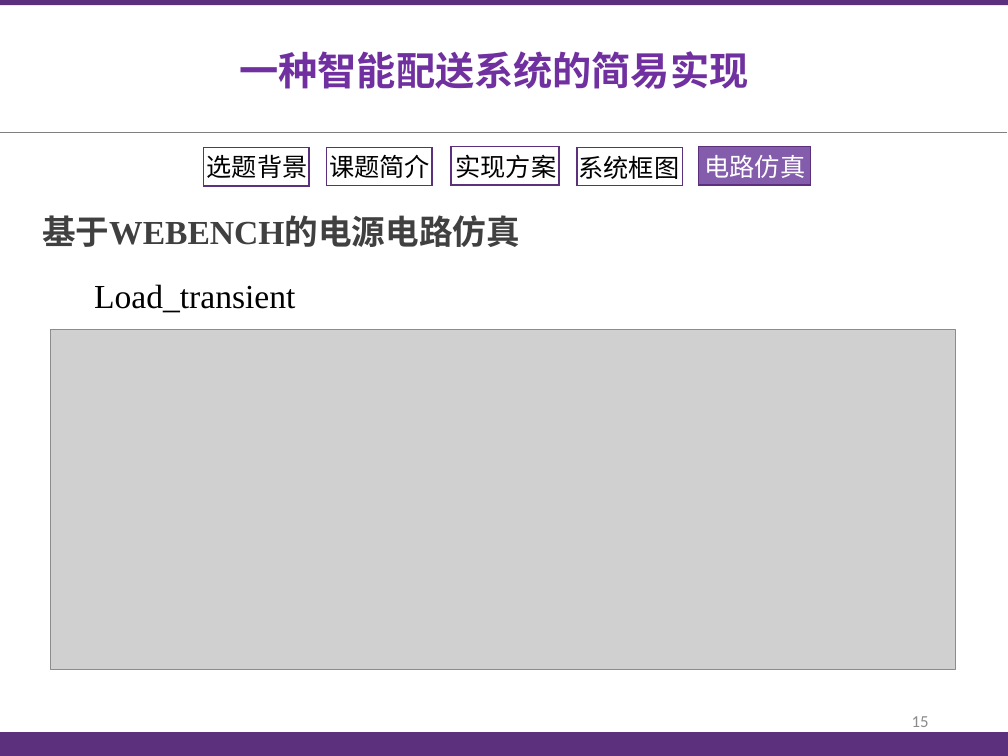
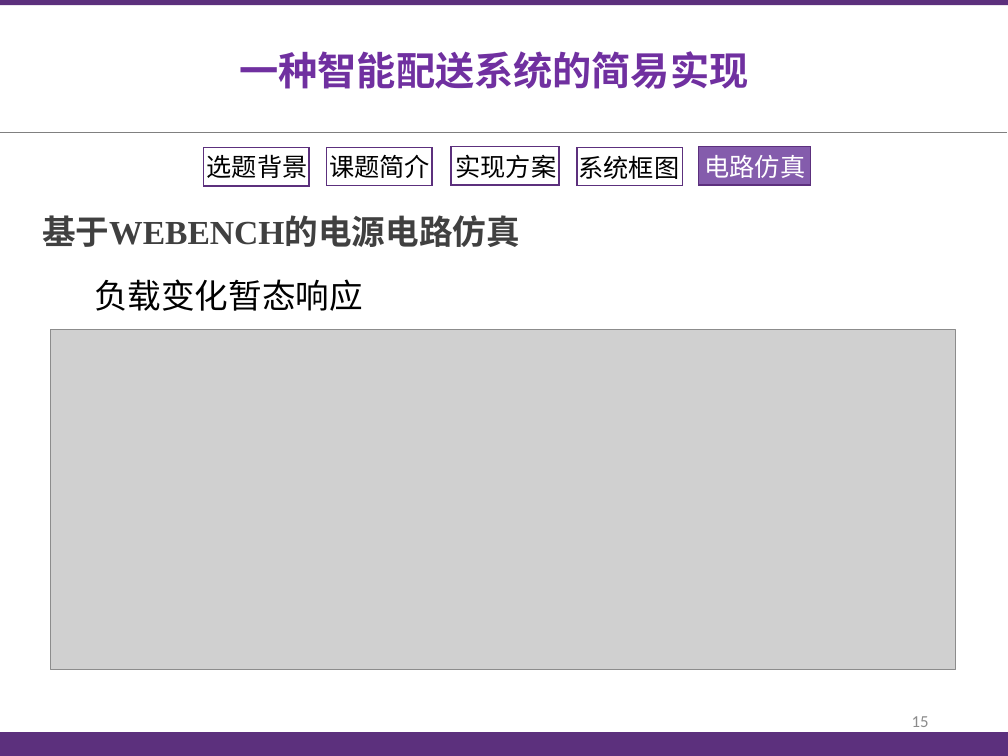
Before and after one commit to jameswhqi/summer-electronics, a slide deck: slide 15 of preparation_report/预习展示_祁文浩_康梓峰.pptx. Drawn at 1008x756 pixels with LibreOffice and Linux fonts; fonts in the diff are those of the drawing; grey boxes stand for pictures. Boxes give left, top, right and bottom in pixels: in the first picture for what was removed or moved away, otherwise in the second. Text is boxed around its words. In the diff, an @@ line names an element or a change of style, - is before the commit and + after.

```diff
--- a/preparation_report/预习展示_祁文浩_康梓峰.pptx
+++ b/preparation_report/预习展示_祁文浩_康梓峰.pptx
@@ text at (94, 279, 363, 311): text changed; font Times New Roman to Noto Sans CJK SC @@
-Load_transient
+负载变化暂态响应
```
Also in this commit, not shown: 5 other slides changed.
